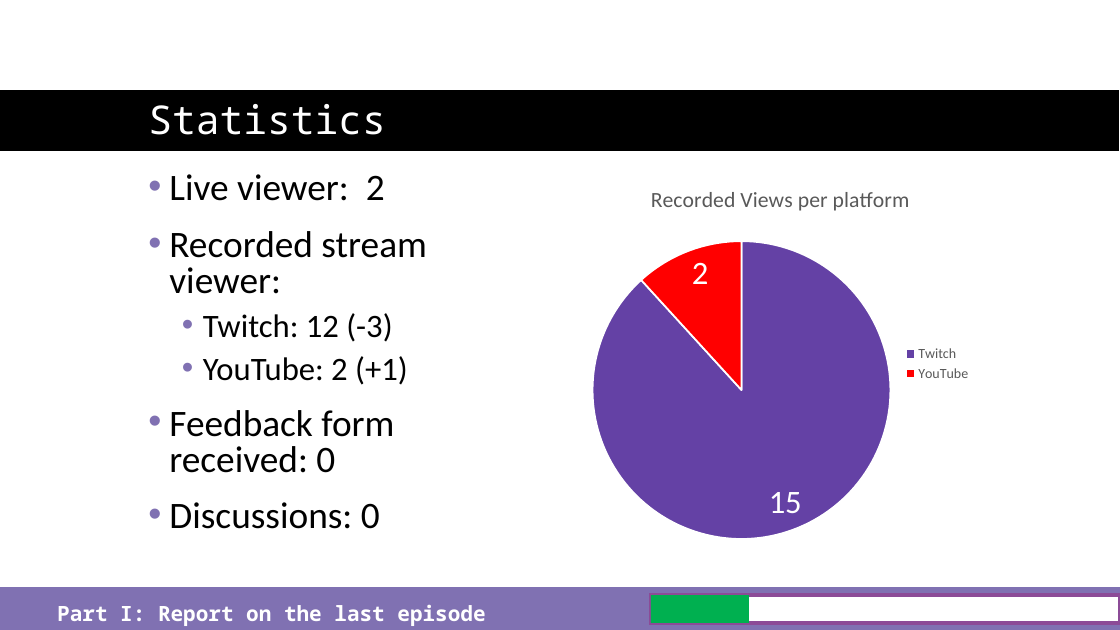
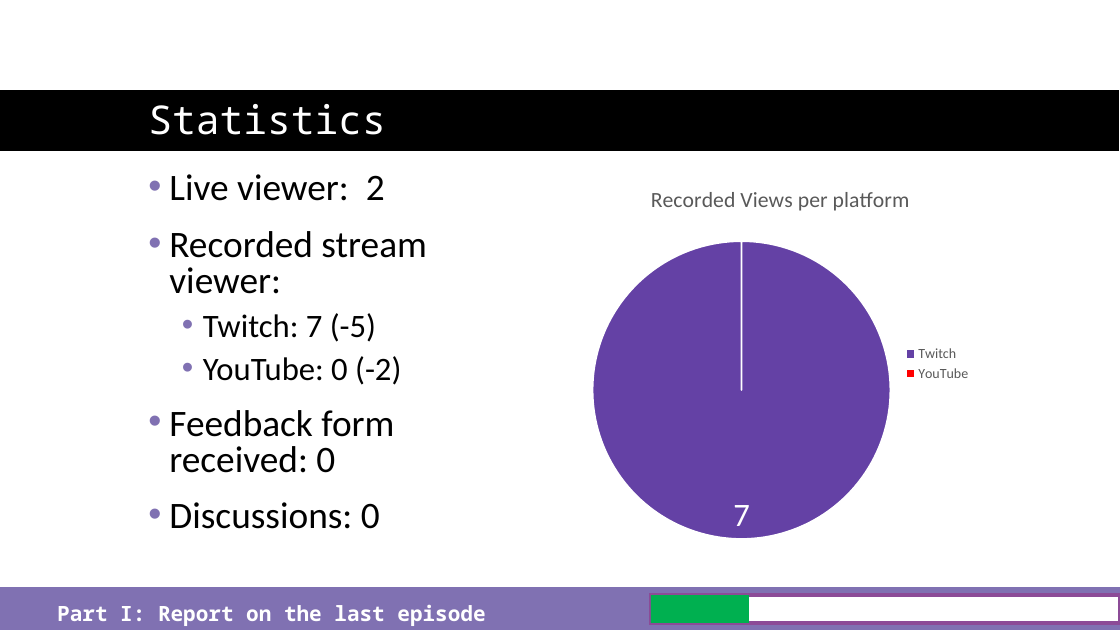
Before and after one commit to just-the-benno/BlazQ, a slide deck: slide 6 of episode7/media/slides-episode-07.pptx. Drawn at 1120x630 pixels with LibreOffice and Linux fonts; fonts in the diff are those of the drawing; background and template pictures are left out. Boxes give left, top, right and bottom in pixels: in the first picture for what was removed or moved away, otherwise in the second. Text is boxed around its words. In the diff, an @@ line names an element or a change of style, - is before the commit and + after.

```diff
--- a/episode7/media/slides-episode-07.pptx
+++ b/episode7/media/slides-episode-07.pptx
@@ pie chart at bbox=[581, 168, 981, 560] @@
@@ Recorded Views per platform, Twitch: 15 to 7 @@
@@ Recorded Views per platform, YouTube: 2 to 0 @@
@@ text at bbox=[203, 313, 401, 385]: text changed @@
-  • Twitch: 12 (-3)
-  • YouTube: 2 (+1)
+  • Twitch: 7 (-5)
+  • YouTube: 0 (-2)
```
Also in this commit, not shown: 3 other slides changed, 4 other files.
